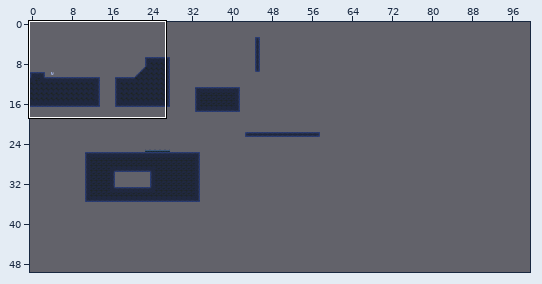
Tiled map, stored at data/levels/level_0.tmx. Above, an overview of the earlier version with the close-up marked.
Close-up. Before the edit:
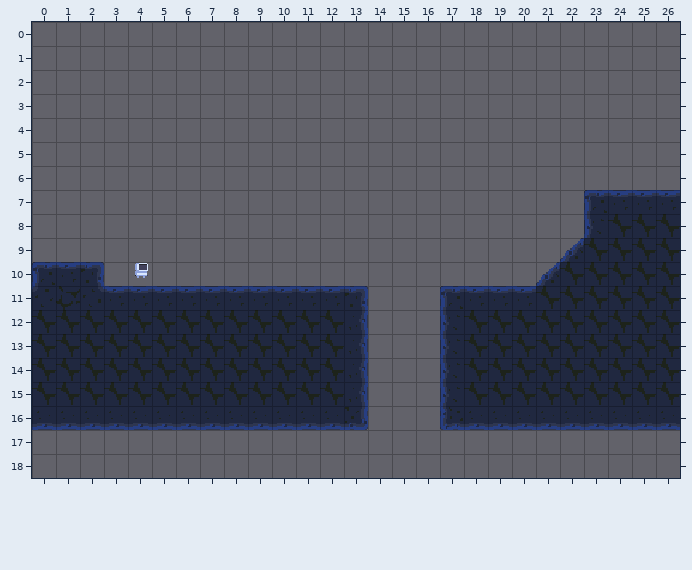
Cells are 16x16 px. Shown: x 0..26, y 0..18. The commit also changed other parts of the map, which this record leaves out.
After:
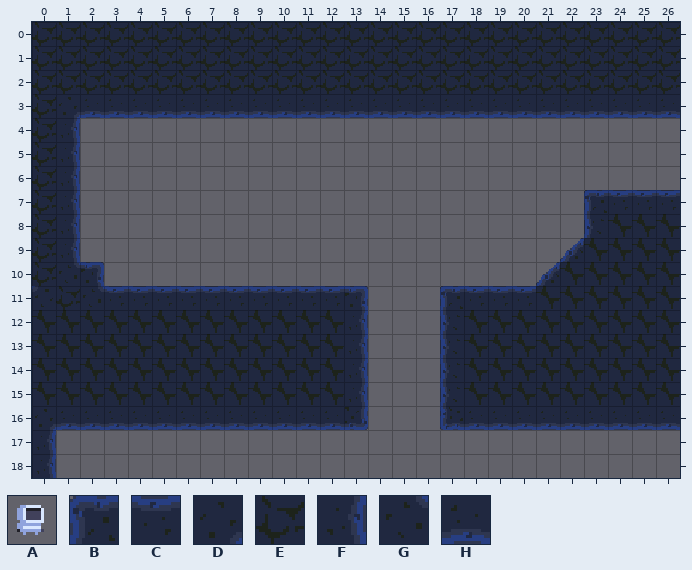
Key: from "Objects": A 4 "01"; from "main_tile": B 0, C 1, D 4, E 9, F 10, G 12, H 17.
_ is an empty cell.
Objects are placed by their top-left corner, in cells (3,4 is the top-left corner of cell 3,4); size is 1x1 cell unless given.
Edits made:
{"where": "layer \"Terrain\""}
{"y":0,"x":0,"old":"___________________________","new":"EEEEEEEEEEEEEEEEEEEEEEEEEEE"}
{"y":1,"x":0,"old":"___________________________","new":"EEEEEEEEEEEEEEEEEEEEEEEEEEE"}
{"y":2,"x":0,"old":"___________________________","new":"EEEEEEEEEEEEEEEEEEEEEEEEEEE"}
{"y":3,"x":0,"old":"___________________________","new":"EDHHHHHHHHHHHHHHHHHHHHHHHHH"}
{"y":4,"x":0,"old":"__","new":"EF"}
{"y":5,"x":0,"old":"__","new":"EF"}
{"y":6,"x":0,"old":"__","new":"EF"}
{"y":7,"x":0,"old":"__","new":"EF"}
{"y":8,"x":0,"old":"__","new":"EF"}
{"y":9,"x":0,"old":"__","new":"EF"}
{"y":10,"x":0,"old":"BC","new":"EG"}
{"y":16,"x":0,"old":"H","new":"D"}
{"y":17,"x":0,"old":"_","new":"F"}
{"y":18,"x":0,"old":"_","new":"F"}
{"where": "layer \"objects\""}
{"was": "A \"Astro\" at 4.1,9.8", "now": "outside this view"}
{"label":"changed","picture_box":[32,22,680,286]}
{"label":"changed","picture_box":[32,409,56,478]}
